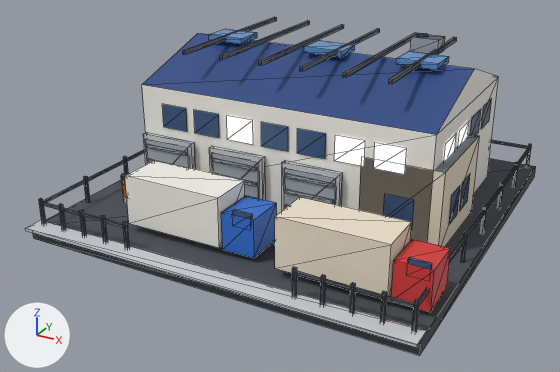
The glTF model public/models/v2/36_lod0.glb as it was, and as the next commit left it.
The view is the same before and after, from a 50 mm lens placed at (0.825, -1.637, 0.856), pointed at (-0.027, -0.089, 0.081). The lights are fixed; the arrows at lower left show +X, +Y and +Z. The first picture is the older version. Mesh edges are drawn as thin lines. Vertices at exactly the same position are counted once.

Objects in the first picture: 'b36_v2'.
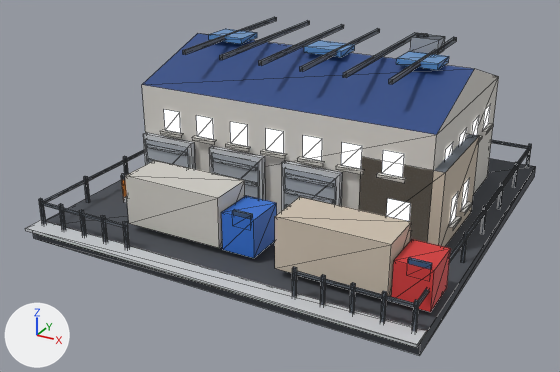
Diff of the bpy script that builds the scene:
```diff
--- a/public/models/v2/36_lod0.glb.py
+++ b/public/models/v2/36_lod0.glb.py
@@ mat_wall_white @@
 n2 = _N.new('ShaderNodeMix'); n2.name = 'Mix'
 n2.inputs[0].default_value = 1.0  # 'Factor'
-n2.inputs[7].default_value = (0.896, 0.88, 0.823, 1.0)  # 'B', white #f3f1ea
+n2.inputs[7].default_value = (0.68, 0.658, 0.617, 1.0)  # 'B', light grey #d7d4ce
 n3 = _N.new('ShaderNodeVertexColor'); n3.name = 'Color Attribute'
@@ mat_wall_cream @@
 n2 = _N.new('ShaderNodeMix'); n2.name = 'Mix'
 n2.inputs[0].default_value = 1.0  # 'Factor'
-n2.inputs[7].default_value = (0.823, 0.738, 0.578, 1.0)  # 'B', pale yellow #eadfc8
+n2.inputs[7].default_value = (0.604, 0.521, 0.423, 1.0)  # 'B', light grey #ccbfae
 n3 = _N.new('ShaderNodeVertexColor'); n3.name = 'Color Attribute'
@@ mat_white @@
 n2 = _N.new('ShaderNodeMix'); n2.name = 'Mix'
 n2.inputs[0].default_value = 1.0  # 'Factor'
-n2.inputs[7].default_value = (0.88, 0.855, 0.791, 1.0)  # 'B', white #f1eee6
+n2.inputs[7].default_value = (0.617, 0.597, 0.552, 1.0)  # 'B', light grey #cecbc4
 n3 = _N.new('ShaderNodeVertexColor'); n3.name = 'Color Attribute'
@@ mat_glow_window_res @@
+mat_glow_window_res = bpy.data.materials.new('glow_window_res')
+# nodes: BsdfPrincipled, Mix, OutputMaterial, VertexColor
+# colours: blue #3d5a82, mixed with the vertex colours
@@ me_b36_v2 @@
-me_b36_v2.from_pydata(...)  # 838 vertices, 997 faces; spans x -0.49..0.48, y -0.5..0.48, z 0.0..0.429
+me_b36_v2.from_pydata(...)  # 988 vertices, 1097 faces; spans x -0.49..0.48, y -0.5..0.48, z 0.0..0.429
+# me_b36_v2 part 1: the loose piece of 4 vertices spanning x -0.13..-0.058, y -0.163, z 0.21..0.27 is rebuilt with 4 vertices and now spans x -0.121..-0.073, y -0.163, z 0.202..0.256, in mat_glow_window_res
+# me_b36_v2 part 2: the loose piece of 4 vertices spanning x 0.153..0.224, y -0.163, z 0.21..0.27 is rebuilt with 4 vertices and now spans x 0.169..0.218, y -0.163, z 0.202..0.256, in mat_glow_window_res
+# me_b36_v2 part 3: the loose piece of 4 vertices spanning x 0.247..0.319, y -0.163, z 0.21..0.27 is rebuilt with 4 vertices and now spans x 0.266..0.315, y -0.163, z 0.202..0.256, in mat_glow_window_res
+# me_b36_v2 part 4: the loose piece of 4 vertices spanning x 0.383, y -0.098..-0.022, z 0.21..0.27 is rebuilt with 4 vertices and now spans x 0.383, y -0.093..-0.041, z 0.202..0.256, in mat_glow_window_res
+# me_b36_v2 part 5: the loose piece of 4 vertices spanning x 0.383, y 0.002..0.078, z 0.21..0.27 is rebuilt with 4 vertices and now spans x 0.383, y 0.012..0.064, z 0.202..0.256, in mat_glow_window_res
+# me_b36_v2 part 6: the loose piece of 4 vertices spanning x -0.319..-0.247, y -0.163, z 0.21..0.27 is rebuilt with 4 vertices and now spans x -0.315..-0.266, y -0.163, z 0.202..0.256, in mat_glow_window_res
+# me_b36_v2 part 7: the loose piece of 4 vertices spanning x -0.224..-0.153, y -0.163, z 0.21..0.27 is rebuilt with 4 vertices and now spans x -0.218..-0.169, y -0.163, z 0.202..0.256, in mat_glow_window_res
+# me_b36_v2 part 8: the loose piece of 4 vertices spanning x -0.036..0.036, y -0.163, z 0.21..0.27 is rebuilt with 4 vertices and now spans x -0.024..0.024, y -0.163, z 0.202..0.256, in mat_glow_window_res
+# me_b36_v2 part 9: the loose piece of 4 vertices spanning x 0.058..0.13, y -0.163, z 0.21..0.27 is rebuilt with 4 vertices and now spans x 0.073..0.121, y -0.163, z 0.202..0.256, in mat_glow_window_res
+# me_b36_v2 part 10: the loose piece of 4 vertices spanning x 0.383, y 0.102..0.178, z 0.21..0.27 is rebuilt with 4 vertices and now spans x 0.383, y 0.116..0.168, z 0.202..0.256, in mat_glow_window_res
+# me_b36_v2 part 11: the loose piece of 4 vertices spanning x 0.383, y 0.202..0.278, z 0.21..0.27 is rebuilt with 4 vertices and now spans x 0.383, y 0.221..0.273, z 0.202..0.256, in mat_glow_window_res
+# me_b36_v2 part 12: the loose piece of 4 vertices spanning x 0.276..0.344, y -0.163, z 0.084..0.156 is rebuilt with 4 vertices and now spans x 0.283..0.337, y -0.163, z 0.081..0.146, in mat_glow_window_res
+# me_b36_v2 part 13: the loose piece of 4 vertices spanning x 0.408, y -0.1..-0.04, z 0.084..0.156 is rebuilt with 4 vertices and now spans x 0.408, y -0.097..-0.052, z 0.081..0.146, in mat_glow_window_res
+# me_b36_v2 part 14: the loose piece of 4 vertices spanning x 0.408, y -0.02..0.04, z 0.084..0.156 is rebuilt with 4 vertices and now spans x 0.408, y -0.008..0.037, z 0.081..0.146, in mat_glow_window_res
+# me_b36_v2 part 15: 150 vertices added at x -0.394..0.419, y -0.174..0.354, z 0.074..0.202
+# other edits to the shape of me_b36_v2 do not show in these pictures
 me_b36_v2.materials.append(mat_asphalt)
@@ me_b36_v2 @@
 me_b36_v2.materials.append(mat_glass_dark)
-me_b36_v2.materials.append(mat_glow_window)
 me_b36_v2.materials.append(mat_glass_blue)
@@ me_b36_v2 @@
 me_b36_v2.materials.append(mat_tree_green)
+me_b36_v2.materials.append(mat_glow_window_res)
```

Location of each change, [x1, y1, x2, y2] in pixels of the pictures (560 x 372 px):
'b36_v2', surface changed, reshaped: [25, 17, 536, 355] in both
part 1 of me_b36_v2, rebuilt (30% narrower, 10% shorter): before [227, 116, 253, 144]; after [230, 122, 248, 147]
part 2 of me_b36_v2, rebuilt (31% narrower, 16% shorter): before [334, 135, 365, 166]; after [341, 143, 362, 169]
part 3 of me_b36_v2, rebuilt (32% narrower, 12% shorter): before [374, 143, 407, 174]; after [382, 150, 404, 177]
part 4 of me_b36_v2, rebuilt: before [444, 134, 456, 161]; after [445, 143, 453, 160]
part 5 of me_b36_v2, rebuilt: before [458, 121, 469, 146]; after [459, 128, 467, 145]
part 6 of me_b36_v2, rebuilt (31% narrower, 14% shorter): before [162, 104, 187, 131]; after [164, 110, 181, 133]
part 7 of me_b36_v2, rebuilt (27% narrower, 14% shorter): before [194, 110, 219, 138]; after [196, 116, 214, 140]
part 8 of me_b36_v2, rebuilt (32% narrower, 13% shorter): before [261, 122, 288, 151]; after [266, 129, 284, 154]
part 9 of me_b36_v2, rebuilt (33% narrower, 16% shorter): before [297, 128, 326, 159]; after [303, 135, 322, 161]
part 10 of me_b36_v2, rebuilt: before [471, 109, 481, 135]; after [472, 116, 479, 135]
part 11 of me_b36_v2, rebuilt (25% narrower, 16% shorter): before [481, 99, 492, 129]; after [483, 104, 491, 129]
part 12 of me_b36_v2, rebuilt: before [383, 194, 414, 230]; after [386, 198, 411, 221]
part 13 of me_b36_v2, rebuilt (25% narrower, 15% shorter): before [449, 186, 460, 224]; after [450, 192, 458, 224]
part 14 of me_b36_v2, rebuilt (18% narrower, 14% shorter): before [460, 174, 470, 210]; after [461, 179, 469, 210]
part 15 of me_b36_v2, added: after [160, 123, 493, 232]
